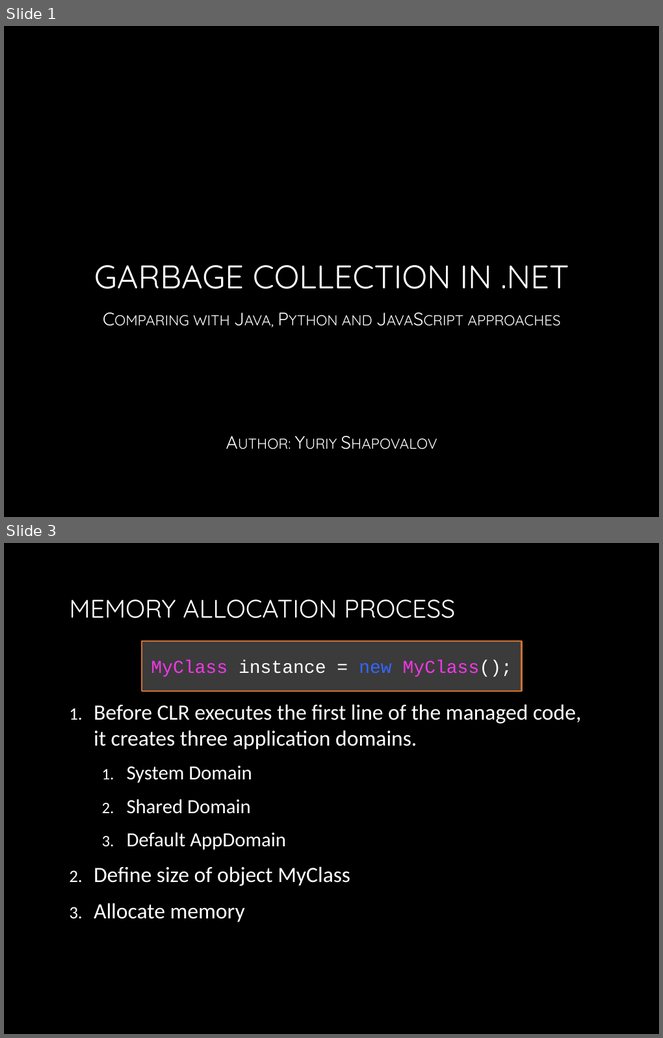
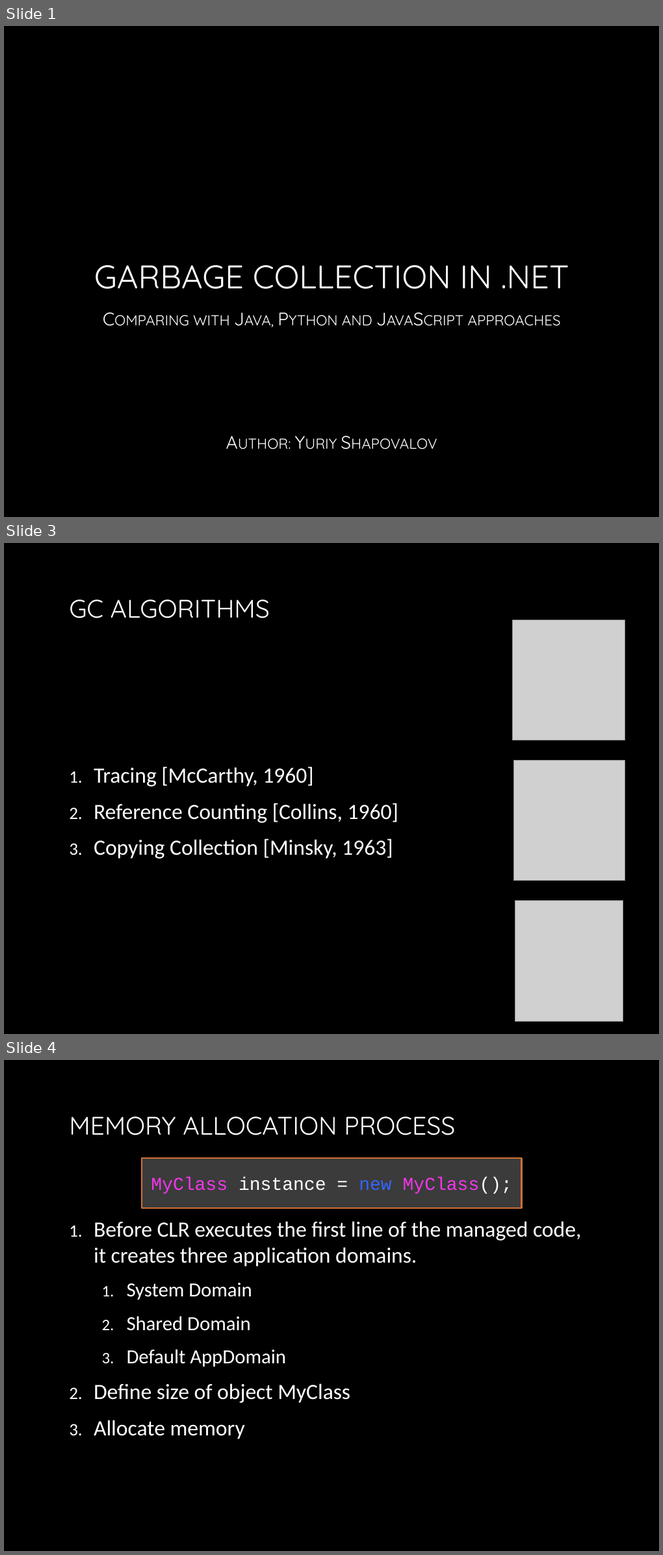
Before and after one commit to yuriyshapovalov/slides, a slide deck: ppt/Garbage collection in dotnet.pptx. Shown one above the other, each under a label of ours: slides 1 and 3 before the commit, slides 1, 3 and 4 after it; the slides between them are not shown. The pictures are 663x1038 and 663x1555 pixels, drawn with LibreOffice and Linux fonts; fonts in the diff are those of the drawing; grey boxes stand for pictures; background and template pictures are left out. Boxes give left, top, right and bottom in pixels: in the first picture for what was removed or moved away, otherwise in the second. Text is boxed around its words. In the diff, an @@ line names an element or a change of style, - is before the commit and + after.

Commit message:
update garbage collection in dotnet slides

```diff
--- a/ppt/Garbage collection in dotnet.pptx
+++ b/ppt/Garbage collection in dotnet.pptx
@@ slide 3 added at box(4, 543, 659, 1034), background picture (left out) @@
@@ title added at box(69, 600, 270, 618), 28 pt, text gradient #FFFFFF to #BFBFBF @@
+GC ALGORITHMS
@@ picture added at box(512, 620, 625, 740) @@
@@ text added at box(94, 767, 399, 859), 24 pt, text gradient #FFFFFF to #BFBFBF @@
+1. Tracing [McCarthy, 1960]
+2. Reference Counting [Collins, 1960]
+3. Copying Collection [Minsky, 1963]
@@ picture added at box(514, 761, 625, 880) @@
@@ picture added at box(516, 901, 623, 1021) @@
@@ what was slide 3 is now slide 4 @@
```
Also in this commit, not shown: 1 slide changed.
